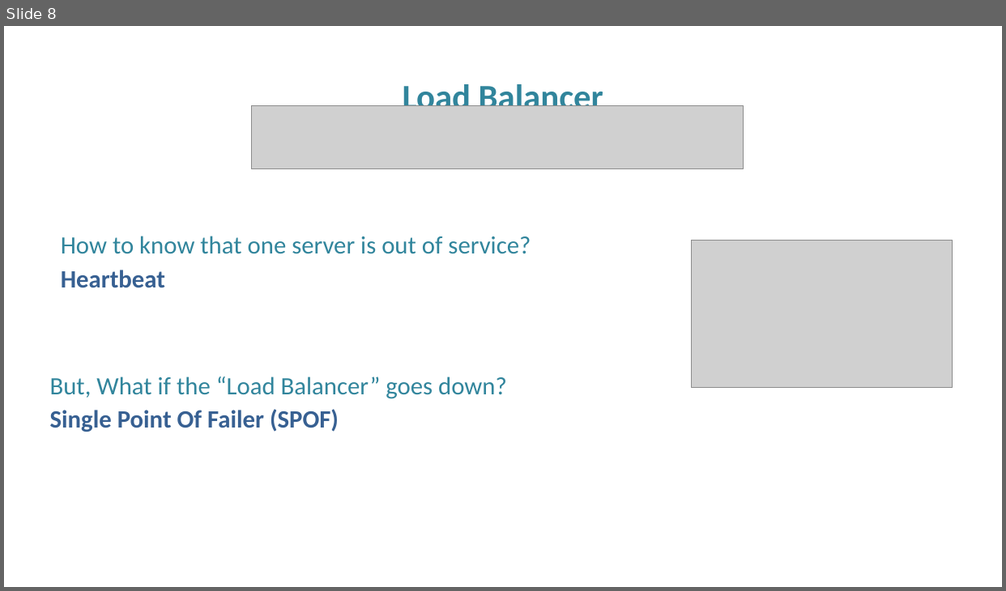
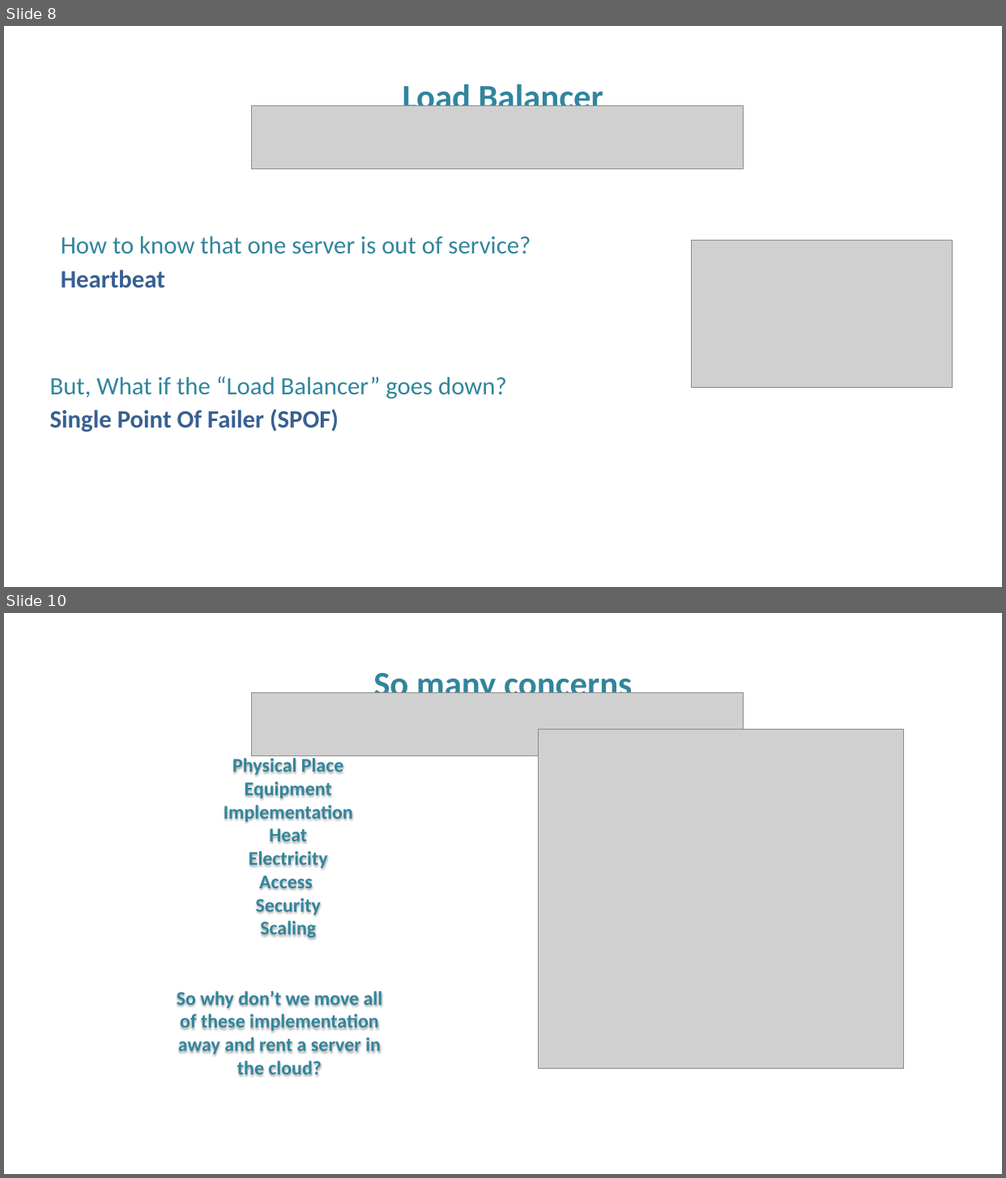
Before and after one commit to FITE-5thYear/InformationSystems, a slide deck: scaling in the cloud.pptx. Shown one above the other, each under a label of ours: slide 8 before the commit, slides 8 and 10 after it; the slides between them are not shown. The pictures are 1006x591 and 1006x1178 pixels, drawn with LibreOffice and Linux fonts; fonts in the diff are those of the drawing; grey boxes stand for pictures; background and template pictures are left out. Boxes give left, top, right and bottom in pixels: in the first picture for what was removed or moved away, otherwise in the second. Text is boxed around its words. In the diff, an @@ line names an element or a change of style, - is before the commit and + after.

```diff
--- a/scaling in the cloud.pptx
+++ b/scaling in the cloud.pptx
@@ slide 10 added at (4, 613, 1002, 1174), background picture (left out) @@
@@ text added at (373, 667, 632, 693), 50 pt, text #31859C, bold @@
+So many concerns
@@ picture added at (252, 692, 744, 756) @@
@@ picture added at (539, 730, 904, 1069) @@
@@ text added at (177, 756, 383, 1076), 28 pt, text #31859C, bold @@
+Physical Place
+Equipment
+Implementation
+Heat
+Electricity
+Access
+Security
+Scaling
+So why don’t we move all of these implementation away and rent a server in the cloud?
```
Also in this commit, not shown: 1 slide changed, 9 other slides added, 1 other file.
